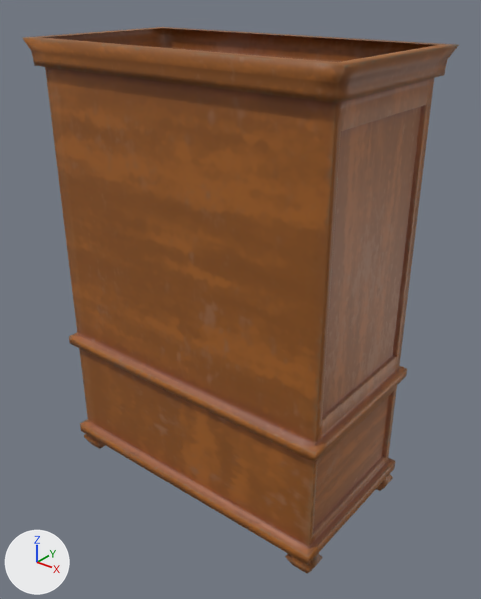
A saved change to the FBX model Assets/Ressources/FBX/Decor/Furnitures/f_Wardrobe.fbx.
Camera for both pictures: a 50 mm camera at (3.76, -4.63, 4.89) aimed at (0.05, 0.01, 2.02). The lights are fixed; the arrows at lower left show +X, +Y and +Z. Where no turn or scale is listed for an object, it has been applied to the vertices. Vertices at the same position are counted once.

The scene before the commit, as lines of its bpy script (objects in view):
```python
me_retopoflow_002 = bpy.data.meshes.new('RetopoFlow.002')
me_retopoflow_002.from_pydata(...)  # 1694 vertices, 1726 faces; spans x -1.62..1.62, y -0.95..1.13, z 0.0..4.41
me_retopoflow_002.materials.append(mat_mat_wardrobe)
ob_pant_1_ld_001 = bpy.data.objects.new('Pant_1_LD.001', me_retopoflow_002)
ob_pant_1_ld_001.location = (0.0, 0.0, 0.0)
```
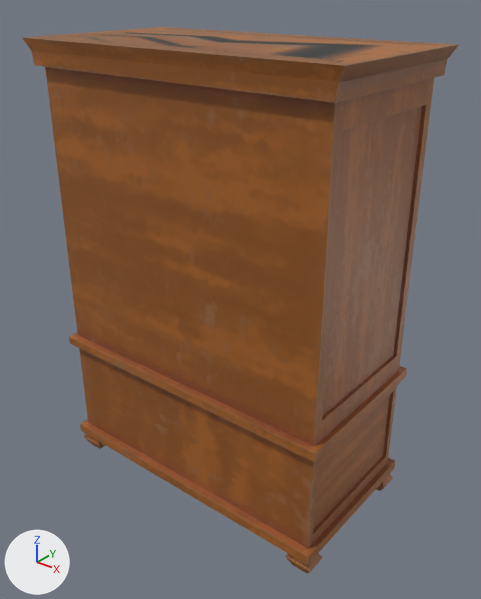
Where the change shows, as pixel boxes [x1, y1, x2, y2] in the pictures (481 x 599 px):
part 1 of me_retopoflow_002, added (brown): after [42, 28, 435, 62]

Diff of the bpy script that builds the scene:
```diff
--- a/Assets/Ressources/FBX/Decor/Furnitures/f_Wardrobe.fbx.py
+++ b/Assets/Ressources/FBX/Decor/Furnitures/f_Wardrobe.fbx.py
@@ me_retopoflow_002 @@
 # used by ob_pant_1_ld_001; location = (0.0, 0.0, 0.0)
-me_retopoflow_002.from_pydata(...)  # 1694 vertices, 1726 faces; spans x -1.62..1.62, y -0.95..1.13, z 0.0..4.41
+me_retopoflow_002.from_pydata(...)  # 1706 vertices, 1752 faces; spans x -1.62..1.62, y -0.95..1.13, z 0.0..4.41
+# me_retopoflow_002 part 1
+# 6 new vertices lie (0.0, -0.12, 0.0) away from vertices in x -1.34..1.34, y 0.67, z 0.21..4.41
+# 6 new vertices lie (0.0, 0.12, 0.0) away from vertices in x -1.34..1.34, y -0.83, z 0.21..4.41
+# 26 new faces join them
 me_retopoflow_002.materials.append(mat_mat_wardrobe)
```
